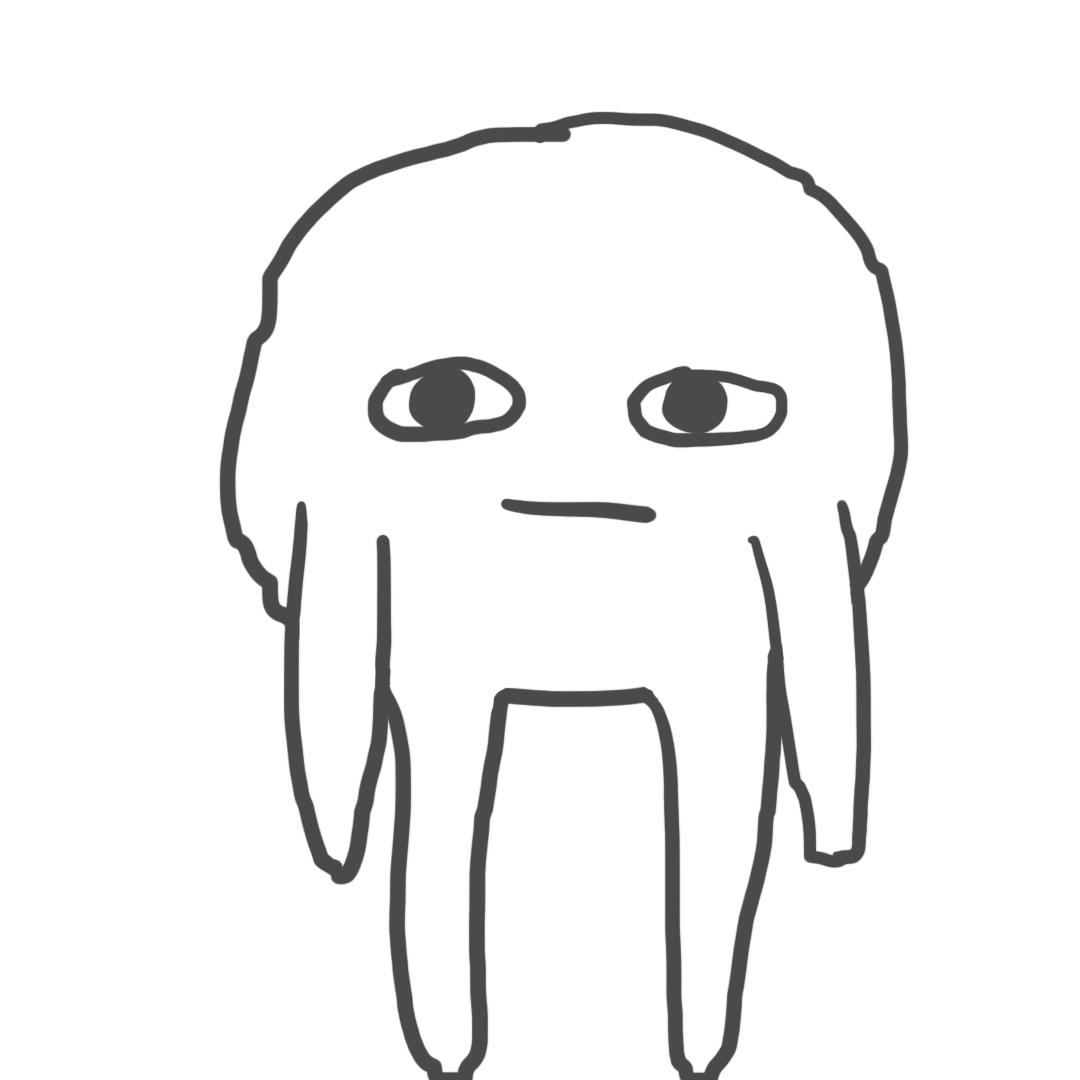
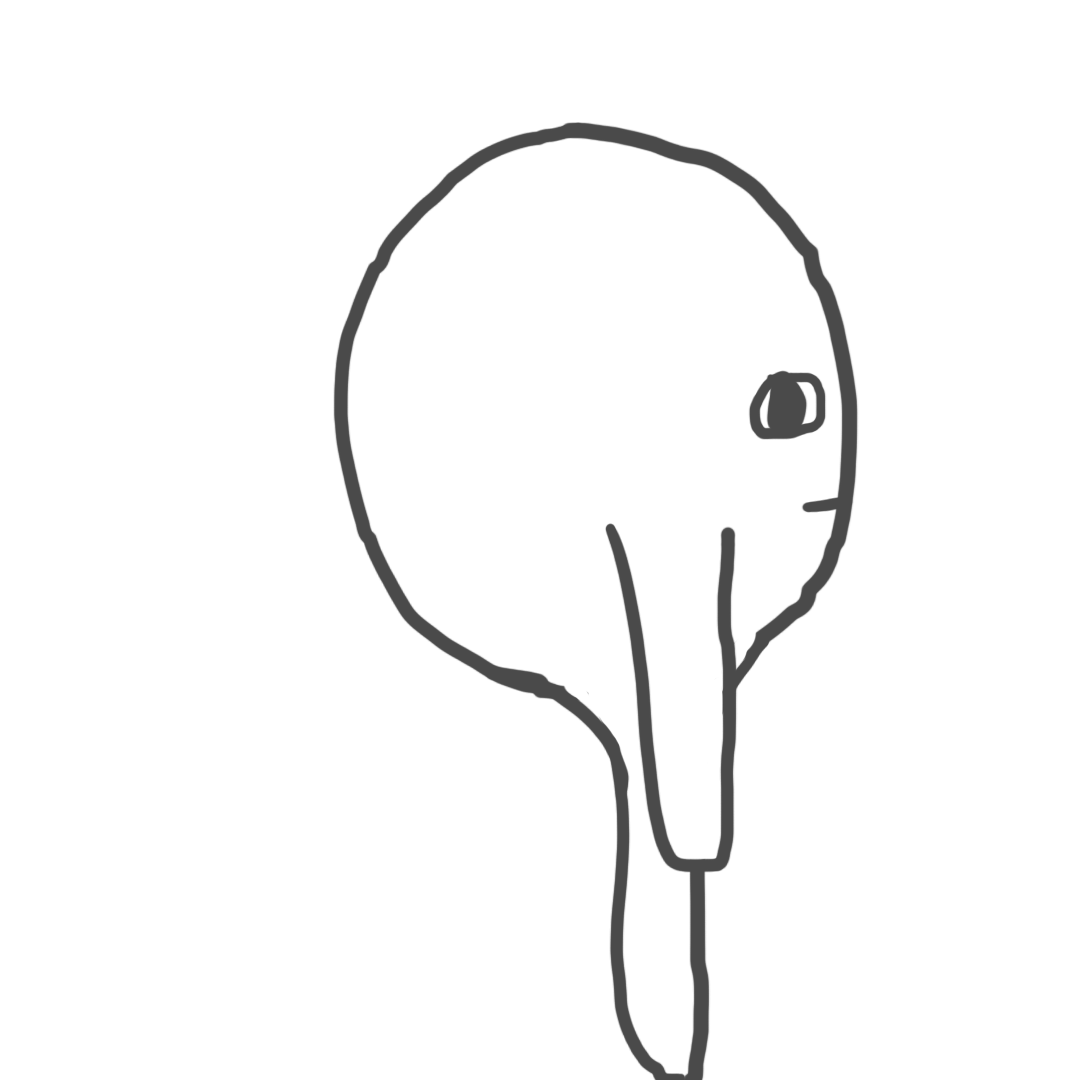
Two versions of the same layered image (1080 × 1080). Layer-by-layer changes:
added layer "レイヤー 8" above "レイヤー 7" over bbox(748, 370, 854, 513)
added layer "レイヤー 7" above "レイヤー 6" over bbox(605, 523, 738, 873)
added layer "レイヤー 6" above "レイヤー 5" over bbox(484, 636, 771, 1080)
added layer "レイヤー 5" above "レイヤー 4" over bbox(333, 122, 859, 702)
hid "レイヤー 4" over bbox(366, 356, 789, 524)
hid "レイヤー 3" over bbox(218, 111, 910, 1080)
